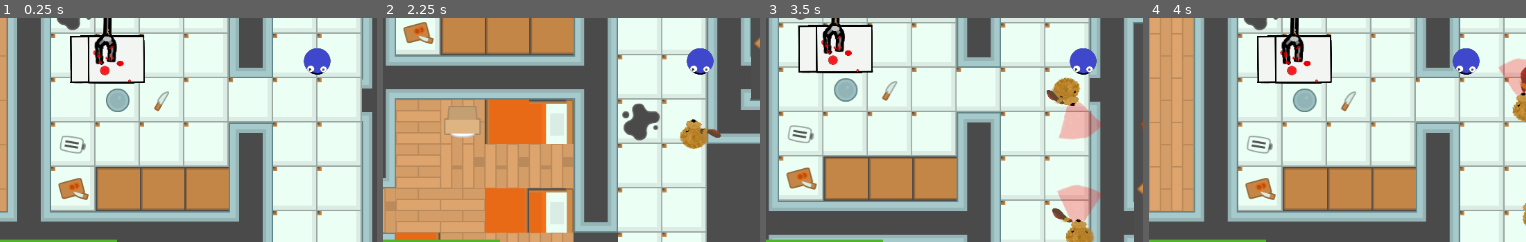
Above: before the commit, frames 1-4 (left to right).
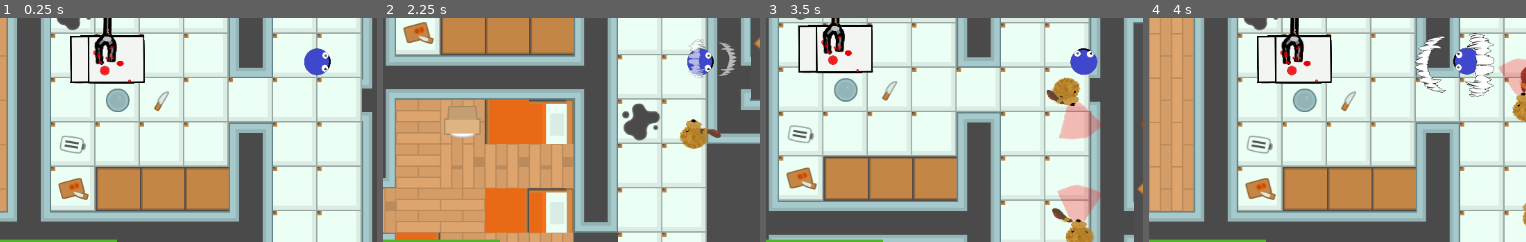
Above: after the commit, the same moments.

Repository: Tvorba-her-v-pohybu/cookie-monster
Game: Godot game, scene res://main.tscn
Same seed, same stepped clock (60 frames per second), same inputs: the game is played once before the commit and once after it.
Inputs:
- Up to frame 1 (0.25 s): no input
- Up to frame 2 (2.25 s): hold Right (ui_right) 0.53-1.28 s; hold X (attack, bound only after the commit) 0.53-1.28 s; hold Down (ui_down) 1.28-2.03 s; tap X (attack, bound only after the commit) at 1.35 s; hold Right (ui_right) from 2.03 s (still down); hold X (attack, bound only after the commit) from 2.03 s (still down)
- Up to frame 3 (3.5 s): release Right (ui_right) at 2.78 s; release X (attack, bound only after the commit) at 2.78 s; hold Up (ui_up) from 2.78 s (still down); tap X (attack, bound only after the commit) at 2.85 s
- Up to frame 4 (4 s): release Up (ui_up) at 3.53 s; hold Left (ui_left) from 3.53 s (still down); hold X (attack, bound only after the commit) from 3.53 s (still down)
The pictures show only the part of the screen within x 11-61%, y 40-90%; the shares and areas given below are measured in that part.

The runs differ from the first frame. In frame 1, 0.3% of the frame differs, in the area x 80-88%, y 13-26%; in frame 2, 0.9%; in frame 3, 0.3%; in frame 4, 1.6%, in the area x 70-92%, y 6-36%.

Commit message:
Cookie attack

Diff:
--- a/godot_project/character_body_2d.gd
+++ b/godot_project/character_body_2d.gd
@@ -5,6 +5,16 @@
 const SPEED = 300.0
 const JUMP_VELOCITY = -400.0
 
+
+func _input(event: InputEvent) -> void:
+	if event.is_action_pressed("attack"):
+		start_attack()
+
+func start_attack():
+	if %AttackDelayTimer.is_stopped():
+		enemies_killed = 0
+		%AttackAnimationPlayer.play("attack")
+		%AttackDelayTimer.start()
 
 func process_damage(value: int):
 	$AnimationPlayer.play("dmg")
@@ -18,7 +28,15 @@
 	var direction := Input.get_axis("ui_left", "ui_right")
 	var direction_up := Input.get_axis("ui_up", "ui_down")
 
+	look_at(global_position + Vector2(direction, direction_up))
+
 	velocity.x = direction * SPEED
 	velocity.y = direction_up * SPEED
 
 	move_and_slide()
+
+var enemies_killed := 0
+func _on_attack_area_body_entered(body: Node2D) -> void:
+	if body.is_in_group("enemy") and not %AttackDelayTimer.is_stopped() and enemies_killed < 1:
+		enemies_killed += 1
+		body.queue_free()
--- a/godot_project/enemy.tscn
+++ b/godot_project/enemy.tscn
@@ -52,7 +52,7 @@
 [sub_resource type="CircleShape2D" id="CircleShape2D_e7nqq"]
 radius = 30.0167
 
-[node name="Enemy" type="CharacterBody2D"]
+[node name="Enemy" type="CharacterBody2D" groups=["enemy"]]
 script = ExtResource("1_eoa08")
 
 [node name="MainChar" type="Sprite2D" parent="."]
--- a/godot_project/main_char/main_char.tscn
+++ b/godot_project/main_char/main_char.tscn
@@ -1,7 +1,8 @@
-[gd_scene load_steps=7 format=3 uid="uid://i2w6rdpteogq"]
+[gd_scene load_steps=10 format=3 uid="uid://i2w6rdpteogq"]
 
 [ext_resource type="Script" path="res://character_body_2d.gd" id="1_u5pnm"]
 [ext_resource type="Texture2D" uid="uid://ckah71pcxw3l" path="res://main_char.png" id="2_rfbov"]
+[ext_resource type="Texture2D" uid="uid://df36a48twkocx" path="res://obrazky/teeth.png" id="3_v5su5"]
 
 [sub_resource type="CircleShape2D" id="CircleShape2D_mbsvm"]
 radius = 19.2354
@@ -20,6 +21,54 @@
 "update": 0,
 "values": [Color(1, 1, 1, 1)]
 }
+tracks/1/type = "value"
+tracks/1/imported = false
+tracks/1/enabled = true
+tracks/1/path = NodePath("Teeth:visible")
+tracks/1/interp = 1
+tracks/1/loop_wrap = true
+tracks/1/keys = {
+"times": PackedFloat32Array(0),
+"transitions": PackedFloat32Array(1),
+"update": 1,
+"values": [true]
+}
+tracks/2/type = "value"
+tracks/2/imported = false
+tracks/2/enabled = true
+tracks/2/path = NodePath("Teeth:scale")
+tracks/2/interp = 1
+tracks/2/loop_wrap = true
+tracks/2/keys = {
+"times": PackedFloat32Array(0),
+"transitions": PackedFloat32Array(1),
+"update": 0,
+"values": [Vector2(1e-05, 1e-05)]
+}
+tracks/3/type = "value"
+tracks/3/imported = false
+tracks/3/enabled = true
+tracks/3/path = NodePath("Teeth:modulate")
+tracks/3/interp = 1
+tracks/3/loop_wrap = true
+tracks/3/keys = {
+"times": PackedFloat32Array(0),
+"transitions": PackedFloat32Array(1),
+"update": 0,
+"values": [Color(1, 1, 1, 0)]
+}
+tracks/4/type = "value"
+tracks/4/imported = false
+tracks/4/enabled = true
+tracks/4/path = NodePath("AttackArea:monitoring")
+tracks/4/interp = 1
+tracks/4/loop_wrap = true
+tracks/4/keys = {
+"times": PackedFloat32Array(0),
+"transitions": PackedFloat32Array(1),
+"update": 1,
+"values": [true]
+}
 
 [sub_resource type="Animation" id="Animation_edmay"]
 resource_name = "dmg"
@@ -36,17 +85,74 @@
 "values": [Color(1, 1, 1, 1), Color(1, 0.397701, 0.329255, 1), Color(1, 1, 1, 1)]
 }
 
+[sub_resource type="Animation" id="Animation_hdgjp"]
+resource_name = "attack"
+length = 0.7
+tracks/0/type = "value"
+tracks/0/imported = false
+tracks/0/enabled = true
+tracks/0/path = NodePath("Teeth:visible")
+tracks/0/interp = 1
+tracks/0/loop_wrap = true
+tracks/0/keys = {
+"times": PackedFloat32Array(0),
+"transitions": PackedFloat32Array(1),
+"update": 1,
+"values": [true]
+}
+tracks/1/type = "value"
+tracks/1/imported = false
+tracks/1/enabled = true
+tracks/1/path = NodePath("Teeth:scale")
+tracks/1/interp = 1
+tracks/1/loop_wrap = true
+tracks/1/keys = {
+"times": PackedFloat32Array(0, 0.3, 0.466667, 0.7),
+"transitions": PackedFloat32Array(1, 1, 1, 1),
+"update": 0,
+"values": [Vector2(1e-05, 1e-05), Vector2(1, 1), Vector2(1, 1), Vector2(1e-05, 1e-05)]
+}
+tracks/2/type = "value"
+tracks/2/imported = false
+tracks/2/enabled = true
+tracks/2/path = NodePath("Teeth:modulate")
+tracks/2/interp = 1
+tracks/2/loop_wrap = true
+tracks/2/keys = {
+"times": PackedFloat32Array(0, 0.3, 0.466667, 0.7),
+"transitions": PackedFloat32Array(1, 1, 1, 1),
+"update": 0,
+"values": [Color(1, 1, 1, 0), Color(1, 1, 1, 1), Color(1, 1, 1, 1), Color(1, 1, 1, 0)]
+}
+tracks/3/type = "value"
+tracks/3/imported = false
+tracks/3/enabled = true
+tracks/3/path = NodePath("AttackArea:monitoring")
+tracks/3/interp = 1
+tracks/3/loop_wrap = true
+tracks/3/keys = {
+"times": PackedFloat32Array(0.166667, 0.566667),
+"transitions": PackedFloat32Array(1, 1),
+"update": 1,
+"values": [true, false]
+}
+
 [sub_resource type="AnimationLibrary" id="AnimationLibrary_l2alf"]
 _data = {
 "RESET": SubResource("Animation_ec4l3"),
+"attack": SubResource("Animation_hdgjp"),
 "dmg": SubResource("Animation_edmay")
 }
+
+[sub_resource type="CircleShape2D" id="CircleShape2D_jhc0m"]
+radius = 24.0208
 
 [node name="CharacterBody2D" type="CharacterBody2D" groups=["player"]]
 position = Vector2(-1, 109)
 script = ExtResource("1_u5pnm")
 
 [node name="MainChar" type="Sprite2D" parent="."]
+rotation = 4.71239
 scale = Vector2(0.487952, 0.487952)
 texture = ExtResource("2_rfbov")
 
@@ -61,3 +167,30 @@
 libraries = {
 "": SubResource("AnimationLibrary_l2alf")
 }
+
+[node name="AttackAnimationPlayer" type="AnimationPlayer" parent="."]
+unique_name_in_owner = true
+libraries = {
+"": SubResource("AnimationLibrary_l2alf")
+}
+
+[node name="Teeth" type="Sprite2D" parent="."]
+modulate = Color(1, 1, 1, 0)
+position = Vector2(18, -2)
+rotation = 4.71239
+scale = Vector2(1e-05, 1e-05)
+texture = ExtResource("3_v5su5")
+
+[node name="AttackArea" type="Area2D" parent="."]
+position = Vector2(22, -27)
+monitorable = false
+
+[node name="CollisionShape2D" type="CollisionShape2D" parent="AttackArea"]
+position = Vector2(2, 26)
+shape = SubResource("CircleShape2D_jhc0m")
+
+[node name="AttackDelayTimer" type="Timer" parent="."]
+unique_name_in_owner = true
+one_shot = true
+
+[connection signal="body_entered" from="AttackArea" to="." method="_on_attack_area_body_entered"]
--- a/godot_project/project.godot
+++ b/godot_project/project.godot
@@ -15,6 +15,14 @@
 config/features=PackedStringArray("4.3", "GL Compatibility")
 config/icon="res://icon.svg"
 
+[input]
+
+attack={
+"deadzone": 0.5,
+"events": [Object(InputEventKey,"resource_local_to_scene":false,"resource_name":"","device":-1,"window_id":0,"alt_pressed":false,"shift_pressed":false,"ctrl_pressed":false,"meta_pressed":false,"pressed":false,"keycode":0,"physical_keycode":88,"key_label":0,"unicode":120,"location":0,"echo":false,"script":null)
+]
+}
+
 [rendering]
 
 renderer/rendering_method="gl_compatibility"
Binary file added: godot_project/obrazky/teeth.png
Not shown, added: godot_project/obrazky/teeth.png.import
